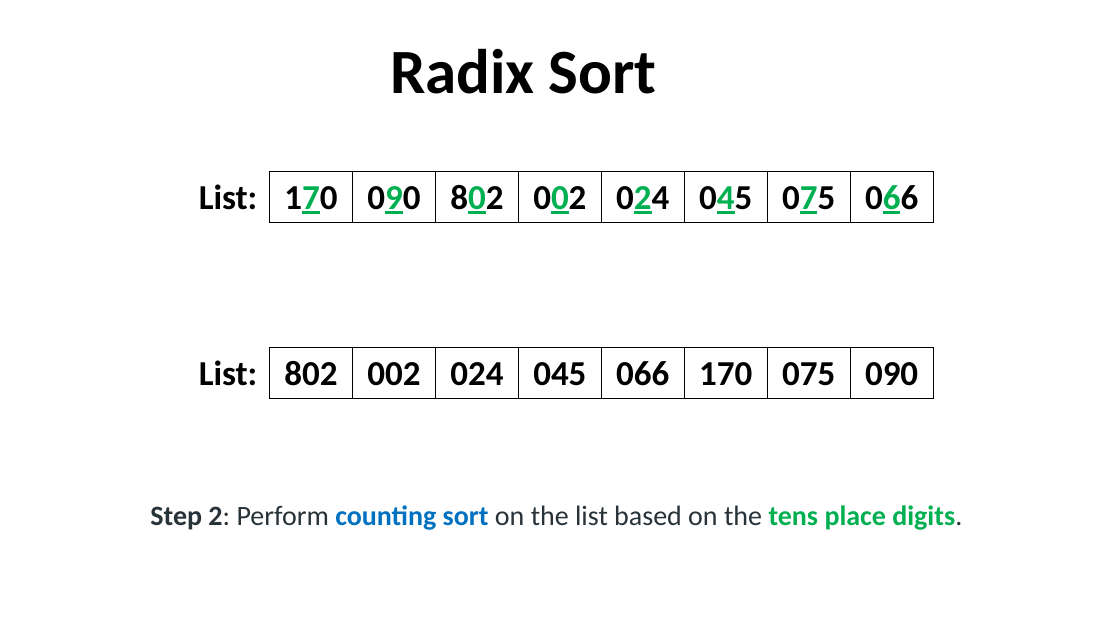
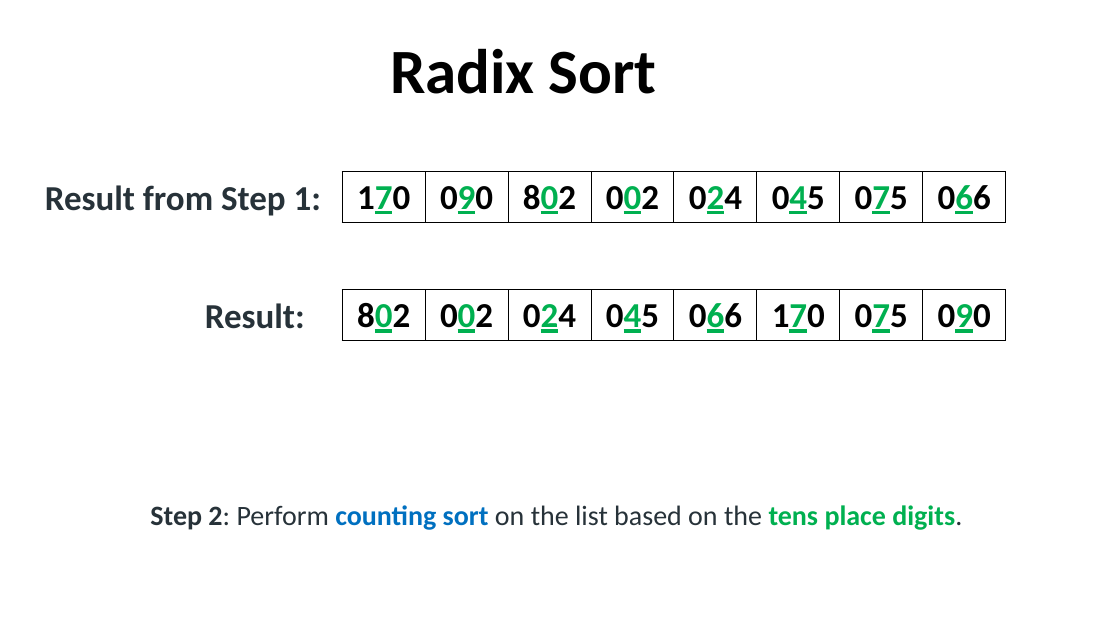
Before and after one commit to robitussin/CCDATRCL, a slide deck: slide 5 of 5 - Sorting Algorithms/Radix Sort.pptx. Drawn at 1120x630 pixels with LibreOffice and Linux fonts; fonts in the diff are those of the drawing; background and template pictures are left out. Boxes give left, top, right and bottom in pixels: in the first picture for what was removed or moved away, otherwise in the second. Text is boxed around its words. In the diff, an @@ line names an element or a change of style, - is before the commit and + after.

```diff
--- a/5 - Sorting Algorithms/Radix Sort.pptx
+++ b/5 - Sorting Algorithms/Radix Sort.pptx
@@ table at box(342, 172, 1007, 223) @@
-column 1: List:
@@ table: place and size @@
-table at box(187, 171, 935, 222)
+table at box(342, 172, 1007, 223)
@@ text added at box(45, 185, 321, 216), 30 pt, text #273239, bold @@
+Result from Step 1:
@@ table at box(342, 290, 1007, 340) @@
-column 1: List:
@@ table: place and size @@
-table at box(187, 348, 935, 398)
+table at box(342, 290, 1007, 340)
@@ text added at box(205, 303, 305, 329), 30 pt, text #273239, bold @@
+Result:
```
Also in this commit, not shown: 2 other slides changed.
